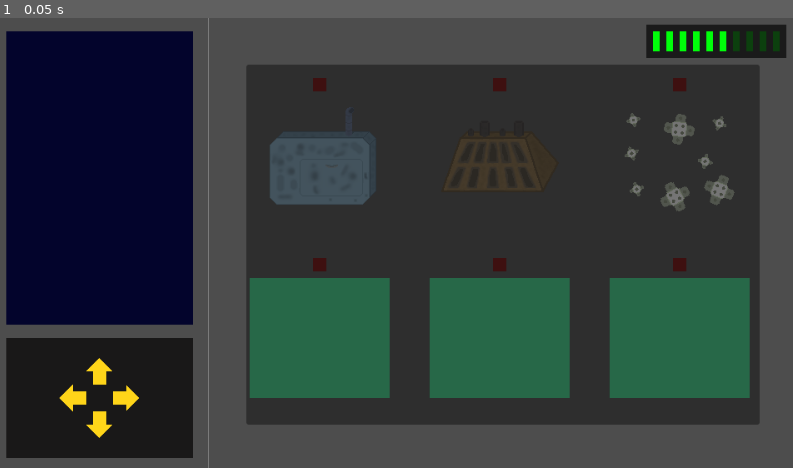
Above: before the commit, frame 1.
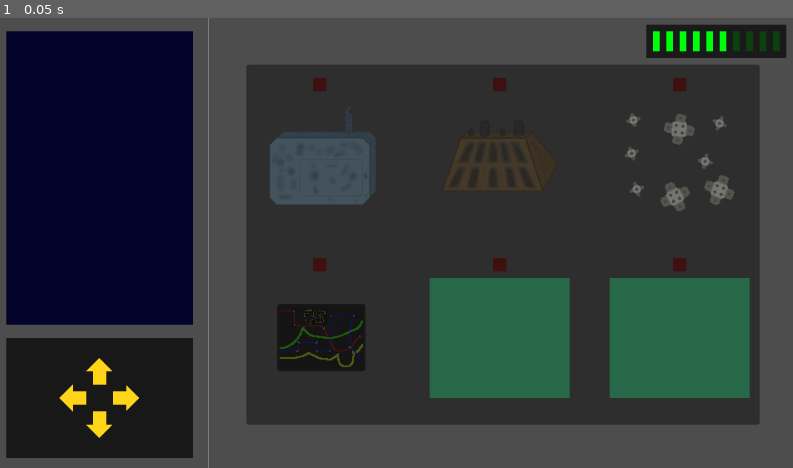
Above: after the commit, the same moment.

Repository: kedalovo/-SG-Spaceship-Management
Game: Godot game, scene res://Game Scene/Game.tscn
The game is run twice, just before and just after one commit, with the same random seed, the same clock (stepped at 60 frames per second) and the same inputs.
Inputs:
- Up to frame 1 (0.05 s): no input

The runs differ from the first frame. In frame 1, 4.7% of the frame differs, in the area x 31-50%, y 57-85%.

Commit message:
Added electrical system art, changed window mode from exclusive fullscreen to windowed

Diff:
--- a/Game Scene/Game.tscn
+++ b/Game Scene/Game.tscn
@@ -7,6 +7,7 @@
 [ext_resource type="Texture2D" uid="uid://brae5e5l23kpa" path="res://Systems/Engines/Assets/Engines Outline.png" id="5_6eb6w"]
 [ext_resource type="Texture2D" uid="uid://cnclshu285y1g" path="res://Systems/Hull/Assets/Hull.png" id="6_a3iyu"]
 [ext_resource type="Texture2D" uid="uid://bcklxi8t78ysf" path="res://Systems/Hull/Assets/Hull Outline.png" id="7_meg7b"]
+[ext_resource type="Texture2D" uid="uid://dcnklmox7xujm" path="res://Systems/Electrical/Assets/Electrical.png" id="8_qtinh"]
 
 [node name="Game" type="Node2D"]
 script = ExtResource("1_t00el")
@@ -59,21 +60,6 @@
 [node name="Systems" type="Node2D" parent="."]
 position = Vector2(608, 280)
 
-[node name="SystemColorRect4" type="ColorRect" parent="Systems"]
-offset_left = -300.0
-offset_top = 32.0
-offset_right = -132.0
-offset_bottom = 176.0
-color = Color(0.231384, 0.871094, 0.556237, 1)
-
-[node name="WarningLight" type="ColorRect" parent="Systems/SystemColorRect4"]
-layout_mode = 0
-offset_left = 76.0
-offset_top = -24.0
-offset_right = 92.0
-offset_bottom = -8.0
-color = Color(0.460938, 0.00720215, 0.00720215, 1)
-
 [node name="SystemColorRect5" type="ColorRect" parent="Systems"]
 offset_left = -84.0
 offset_top = 32.0
@@ -149,6 +135,17 @@
 visible = false
 texture = ExtResource("7_meg7b")
 
+[node name="ElectricalSprite" type="Sprite2D" parent="Systems"]
+position = Vector2(-216, 104)
+texture = ExtResource("8_qtinh")
+
+[node name="WarningLight" type="ColorRect" parent="Systems/ElectricalSprite"]
+offset_left = -8.0
+offset_top = -96.0
+offset_right = 8.0
+offset_bottom = -80.0
+color = Color(0.460938, 0.00720215, 0.00720215, 1)
+
 [node name="BalanceColorRect" type="ColorRect" parent="."]
 offset_left = 784.0
 offset_top = 8.0
--- a/project.godot
+++ b/project.godot
@@ -19,7 +19,6 @@
 
 window/size/viewport_width=960
 window/size/viewport_height=540
-window/size/mode=4
 window/stretch/mode="viewport"
 
 [dotnet]
Not shown: 1 places in Game Scene/Game.tscn that only renumber resources
Binary file added: Systems/Electrical/Assets/Electrical Outline.png
Not shown, added: Systems/Electrical/Assets/Electrical Outline.png.import
Binary file added: Systems/Electrical/Assets/Electrical Outside.png
Not shown, added: Systems/Electrical/Assets/Electrical Outside.png.import
Binary file added: Systems/Electrical/Assets/Electrical.png
Not shown, added: Systems/Electrical/Assets/Electrical.png.import
Binary file added: Systems/Electrical/Assets/Wire.png
Not shown, added: Systems/Electrical/Assets/Wire.png.import
